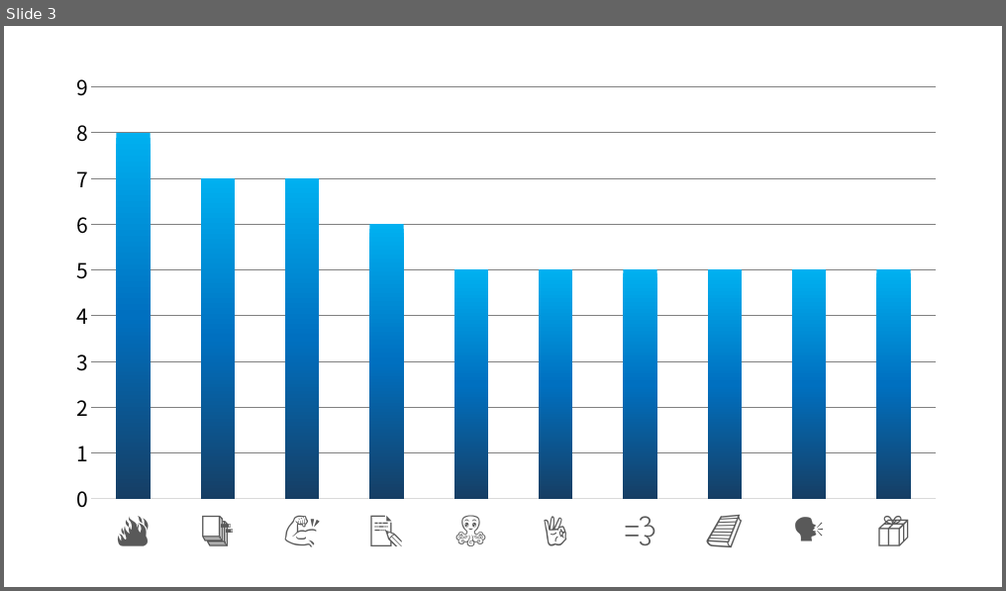
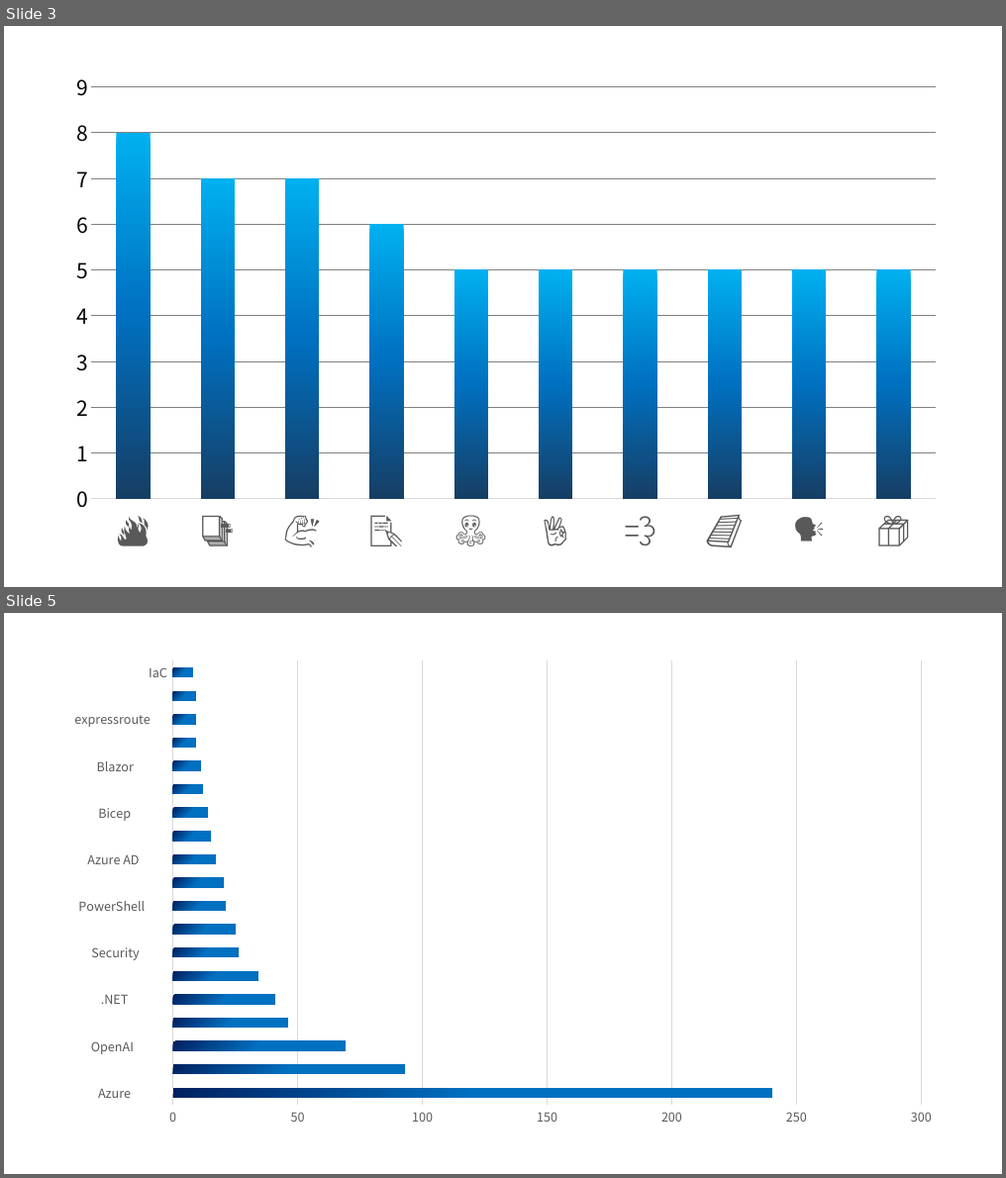
Before and after one commit to 07JP27/zenn-content, a slide deck: images/ms-pub-2023-looking-back/summary.pptx. Shown one above the other, each under a label of ours: slide 3 before the commit, slides 3 and 5 after it; the slides between them are not shown. The pictures are 1006x591 and 1006x1178 pixels, drawn with LibreOffice and Linux fonts; fonts in the diff are those of the drawing; background and template pictures are left out. Boxes give left, top, right and bottom in pixels: in the first picture for what was removed or moved away, otherwise in the second. Text is boxed around its words. In the diff, an @@ line names an element or a change of style, - is before the commit and + after.

```diff
--- a/images/ms-pub-2023-looking-back/summary.pptx
+++ b/images/ms-pub-2023-looking-back/summary.pptx
@@ slide 5 added at <box>4,613,1002,1174</box>, background picture (left out) @@
@@ rectangle added at <box>34,633,973,1155</box>, fill #FFFFFF at 35% opacity @@
@@ bar stacked chart added at <box>56,652,949,1137</box> @@
+categories: Azure              , Microsoft          , OpenAI             , C#                 , .NET               , ChatGPT            , Security           , network            , PowerShell         , Semantic Kernel    , Azure AD           , vm                 , Bicep              , OpenAI API         , Blazor             , azurefiles         , expressroute       , Python             , IaC 
+Series 1: 240, 93, 69, 46, 41, 34, 26, 25, 21, 20, 17, 15, 14, 12, 11, 9, 9, 9, 8
```
Also in this commit, not shown: 1 slide changed, 1 other file.
